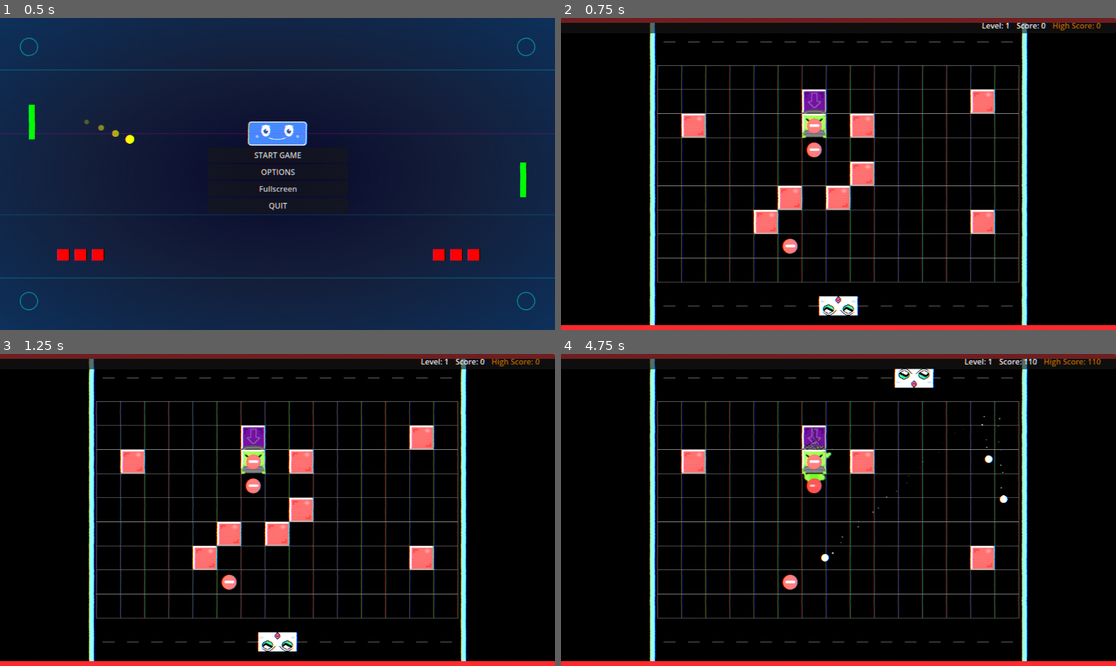
Above: before the commit, frames 1-4 (two rows, left to right).
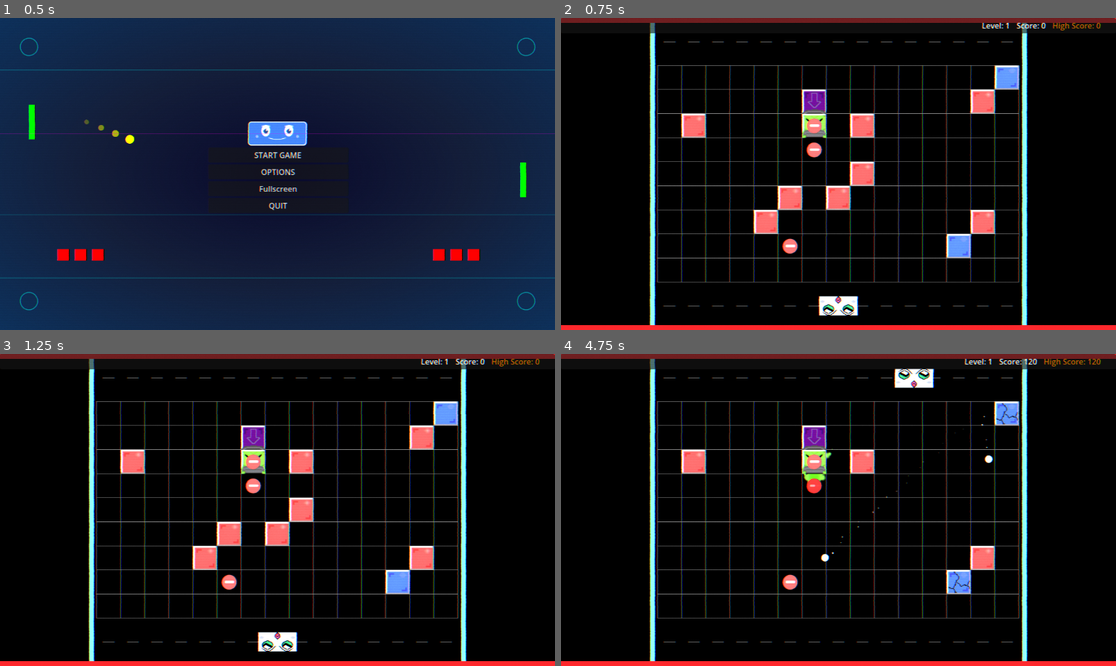
Above: after the commit, the same moments.

Repository: Nicheen/NotPong2025
Game: Godot game, scene res://scenes/menus/main_menu.tscn
The game is run twice, just before and just after one commit, with the same random seed, the same clock (stepped at 60 frames per second) and the same inputs.
Inputs (mouse positions are in pixels of both pictures, inside the frame that each line leads up to):
- Up to frame 1 (0.5 s): no input
- Up to frame 2 (0.75 s): click "START GAME" at 0.5 s
- Up to frame 3 (1.25 s): no input
- Up to frame 4 (4.75 s): tap Enter (ui_accept) at 1.25, 1.52, 2.27, 3.77, 4.52 s; move the mouse to (960, 494) at 1.27 s; hold D (move_right) 1.28-2.03 s; click (960, 494) at 1.35 s; move the mouse to (727, 525) at 2.02 s; hold S (teleport_down) 2.03-2.78 s; click (727, 525) at 2.1 s; move the mouse to (894, 441) at 2.77 s; hold D (move_right) 2.78-3.53 s; click (894, 441) at 2.85 s; move the mouse to (810, 572) at 3.52 s; hold W (teleport_up) 3.53-4.28 s; click (810, 572) at 3.6 s; move the mouse to (1005, 556) at 4.27 s; hold A (move_left) from 4.28 s (still down); click (1005, 556) at 4.35 s

Frame 1 is identical in both runs. In frame 2, 0.7% of the frame differs, in the area x 69-83%, y 15-78%; in frame 3, 0.7%; in frame 4, 0.9%, in the area x 43-97%, y 1-78%.

Commit message:
Block Blue Added

Diff:
--- a/NOTPONG/effects/laser.tscn
+++ b/NOTPONG/effects/laser.tscn
@@ -69,7 +69,7 @@
 [sub_resource type="ParticleProcessMaterial" id="ParticleProcessMaterial_o5pat"]
 particle_flag_disable_z = true
 emission_shape = 3
-emission_box_extents = Vector3(980, 20, 1)
+emission_box_extents = Vector3(987.5, 20, 1)
 direction = Vector3(-1, 0, 0)
 spread = 0.0
 gravity = Vector3(0, 0, 0)
--- /dev/null
+++ b/NOTPONG/scenes/obj/blocks/block_blue.gd
@@ -0,0 +1,275 @@
+extends StaticBody2D
+
+# Enemy settings - Blue block has 2 lives (20 health = 2 hits of 10 damage each)
+@export var max_health: int = 20
+@export var score_value: int = 15  # More points than regular blocks
+@export var enemy_type: String = "blue_block"
+
+# Visual settings
+@onready var sprite: Sprite2D = $Sprite2D
+@onready var collision_shape: CollisionShape2D = $CollisionShape2D
+
+# Sprite textures
+var normal_texture: Texture2D
+var cracked_texture: Texture2D
+
+# Regeneration settings (longer than regular blocks)
+@export var regeneration_delay: float = 5.0  # Longer delay before regeneration starts
+@export var regeneration_pulse_time: float = 1.5  # Longer pulsing time
+
+# Internal variables
+var current_health: int
+var is_dead: bool = false
+var original_color: Color
+var has_been_damaged: bool = false
+
+# Regeneration variables
+var regeneration_timer: float = 0.0
+var is_regenerating: bool = false
+var regeneration_tween: Tween
+
+# Signals
+signal block_died(score_points: int)
+signal block_hit(damage: int)
+
+func _ready():
+	# Set up blue block
+	current_health = max_health
+
+	# Set collision layer for blocks
+	collision_layer = 16  # Layer 5 (2^4 = 16)
+	collision_mask = 2    # Can be hit by projectiles (layer 2)
+
+	# Store original sprite color and load textures
+	if sprite:
+		original_color = sprite.modulate
+		normal_texture = sprite.texture
+
+		# Load the cracked texture
+		cracked_texture = load("res://images/BlockBlueCracked.png")
+		if not cracked_texture:
+			print("WARNING: Could not load cracked texture at res://images/BlockBlueCracked.png")
+
+	print("Blue Block created with ", max_health, " health (2 lives) at position: ", global_position)
+
+func _physics_process(delta):
+	# Handle regeneration timing
+	if has_been_damaged and not is_dead and not is_regenerating:
+		regeneration_timer += delta
+		if regeneration_timer >= regeneration_delay:
+			start_regeneration()
+
+func take_damage(damage: int):
+	if is_dead:
+		return
+
+	print("Blue Block took ", damage, " damage (", current_health - damage, "/", max_health, " remaining)")
+
+	current_health -= damage
+	current_health = max(0, current_health)
+
+	# Change sprite to cracked version after first damage (first life lost)
+	if not has_been_damaged and current_health < max_health:
+		change_to_cracked_sprite()
+		has_been_damaged = true
+		regeneration_timer = 0.0  # Start regeneration timer
+		print("Blue Block lost first life - now cracked!")
+
+	# Stop any ongoing regeneration
+	if is_regenerating:
+		stop_regeneration()
+
+	# Reset regeneration timer on damage
+	regeneration_timer = 0.0
+
+	# Visual damage feedback
+	show_damage_effect()
+
+	# Emit hit signal
+	block_hit.emit(damage)
+
+	# Check if dead (second life lost)
+	if current_health <= 0:
+		die()
+
+# Laser damage method (no score awarded)
+func take_laser_damage(damage: int):
+	if is_dead:
+		return
+
+	print("Blue Block took ", damage, " laser damage (no score on death)")
+
+	current_health -= damage
+	current_health = max(0, current_health)
+
+	# Change sprite to cracked version after first damage
+	if not has_been_damaged and current_health < max_health:
+		change_to_cracked_sprite()
+		has_been_damaged = true
+		regeneration_timer = 0.0
+
+	# Stop any ongoing regeneration
+	if is_regenerating:
+		stop_regeneration()
+
+	# Reset regeneration timer on damage
+	regeneration_timer = 0.0
+
+	# Visual damage feedback
+	show_damage_effect()
+
+	# Check if dead - but call the silent death method
+	if current_health <= 0:
+		die_silently()
+
+func change_to_cracked_sprite():
+	"""Change the sprite to the cracked version"""
+	if sprite and cracked_texture:
+		sprite.texture = cracked_texture
+		print("Blue Block changed to cracked sprite")
+	else:
+		print("WARNING: Could not change to cracked sprite - missing sprite or texture")
+
+func start_regeneration():
+	"""Start the regeneration process"""
+	if is_dead or is_regenerating:
+		return
+
+	is_regenerating = true
+	print("Blue Block starting regeneration...")
+
+	# Create regeneration tween
+	regeneration_tween = create_tween()
+	regeneration_tween.set_loops()  # Loop indefinitely
+
+	# Pulse green during regeneration
+	regeneration_tween.tween_property(sprite, "modulate", Color.GREEN, regeneration_pulse_time / 2)
+	regeneration_tween.tween_property(sprite, "modulate", original_color, regeneration_pulse_time / 2)
+
+	# Wait for the pulsing period, then heal
+	await get_tree().create_timer(regeneration_pulse_time * 3).timeout  # Pulse 3 times
+
+	if is_regenerating:  # Check if still regenerating (not interrupted)
+		complete_regeneration()
+
+func complete_regeneration():
+	"""Complete the regeneration and restore to full health"""
+	if is_dead:
+		return
+
+	print("Blue Block regeneration complete!")
+
+	# Restore to full health
+	current_health = max_health
+	has_been_damaged = false
+	regeneration_timer = 0.0
+
+	# Change back to normal sprite
+	if sprite and normal_texture:
+		sprite.texture = normal_texture
+
+	# Stop regeneration
+	stop_regeneration()
+
+	# Flash bright green to indicate full regeneration
+	var heal_tween = create_tween()
+	heal_tween.tween_property(sprite, "modulate", Color.LIME_GREEN, 0.2)
+	heal_tween.tween_property(sprite, "modulate", original_color, 0.2)
+
+func stop_regeneration():
+	"""Stop the regeneration process"""
+	if not is_regenerating:
+		return
+
+	is_regenerating = false
+
+	# Stop the regeneration tween
+	if regeneration_tween:
+		regeneration_tween.kill()
+		regeneration_tween = null
+
+	# Restore original color
+	if sprite:
+		sprite.modulate = original_color
+
+	print("Blue Block regeneration stopped")
+
+func die():
+	if is_dead:
+		return
+
+	is_dead = true
+	print("Blue Block died! Awarding ", score_value, " points")
+
+	# Emit death signal with score
+	block_died.emit(score_value)
+
+	play_death_effect()
+
+# Silent death method (no score awarded)
+func die_silently():
+	if is_dead:
+		return
+
+	is_dead = true
+	print("Blue Block destroyed by laser (no score awarded)")
+
+	# Don't emit the death signal that awards score
+	play_death_effect()
+
+func show_damage_effect():
+	if not sprite:
+		return
+
+	# Don't show damage effect if regenerating (green pulse takes priority)
+	if is_regenerating:
+		return
+
+	# Flash blue when hit (matching block color)
+	var tween = create_tween()
+	tween.tween_property(sprite, "modulate", Color.CYAN, 0.1)
+	tween.tween_property(sprite, "modulate", original_color, 0.1)
+
+func play_death_effect():
+	if not sprite:
+		queue_free()
+		return
+
+	# Disable collision immediately
+	if collision_shape:
+		collision_shape.disabled = true
+
+	# Lock position so it doesn't move
+	var original_position = sprite.position
+
+	# Super fast effect - only 0.1 seconds
+	var tween = create_tween()
+	tween.set_parallel(true)  # Allow parallel animations
+
+	# Shrink the scale
+	tween.tween_property(sprite, "scale", Vector2.ZERO, 0.1)
+
+	# Keep position fixed during animation
+	tween.tween_method(
+		func(pos): sprite.position = pos,
+		original_position,
+		original_position,
+		0.1
+	)
+
+	# Destroy after animation
+	await tween.finished
+	queue_free()
+
+func get_health() -> int:
+	return current_health
+
+func get_max_health() -> int:
+	return max_health
+
+func is_alive() -> bool:
+	return not is_dead and current_health > 0
+
+# Method called when projectile hits this block
+func _on_projectile_hit():
+	take_damage(10)  # Default damage from projectiles
--- /dev/null
+++ b/NOTPONG/scenes/obj/blocks/block_blue.tscn
@@ -0,0 +1,19 @@
+[gd_scene load_steps=4 format=3 uid="uid://sjwvyi0s8vtp"]
+
+[ext_resource type="Script" uid="uid://bcjncew85urkq" path="res://scenes/obj/blocks/block_blue.gd" id="1_pfsug"]
+[ext_resource type="Texture2D" uid="uid://qvp5udufiurl" path="res://images/BlockBlue.png" id="2_or6ig"]
+
+[sub_resource type="RectangleShape2D" id="RectangleShape2D_h2hk5"]
+size = Vector2(50, 50)
+
+[node name="BlockBlue" type="StaticBody2D"]
+script = ExtResource("1_pfsug")
+
+[node name="Sprite2D" type="Sprite2D" parent="."]
+unique_name_in_owner = true
+scale = Vector2(1.563, 1.563)
+texture = ExtResource("2_or6ig")
+
+[node name="CollisionShape2D" type="CollisionShape2D" parent="."]
+unique_name_in_owner = true
+shape = SubResource("RectangleShape2D_h2hk5")
--- a/NOTPONG/scenes/obj/blocks/block_laser.tscn
+++ b/NOTPONG/scenes/obj/blocks/block_laser.tscn
@@ -27,7 +27,7 @@
 unique_name_in_owner = true
 z_index = -1
 rotation = 1.5708
-target_position = Vector2(0, 0)
+target_position = Vector2(2000, 0)
 max_length = 2000.0
 line_width = 26
 start_distance = 25.0
--- a/NOTPONG/scripts/level_manager.gd
+++ b/NOTPONG/scripts/level_manager.gd
@@ -30,6 +30,10 @@
 		if is_instance_valid(block):
 			block.queue_free()
 
+	for blue_block in main_scene.blue_blocks:
+		if is_instance_valid(blue_block):
+			blue_block.queue_free()
+
 	for lazer_block in main_scene.lazer_blocks:
 		if is_instance_valid(lazer_block):
 			lazer_block.queue_free()
@@ -45,6 +49,7 @@
 	# Rensa arrays
 	main_scene.enemies.clear()
 	main_scene.blocks.clear()
+	main_scene.blue_blocks.clear()
 	main_scene.lazer_blocks.clear()
 	main_scene.block_droppers.clear()
 	main_scene.bosses.clear()
@@ -66,12 +71,14 @@
 func spawn_normal_level(level: int):
 	# Beräkna antal enemies baserat på level
 	var base_blocks = 8
+	var base_blue_blocks = 2
 	var base_enemies = 3
 	var base_block_dropper = 1
 	var base_lazer = 1
 
 	# Öka svårighetsgrad varje level
 	var blocks_count = base_blocks + (level - 1) * 3  # +3 block per level
+	var blue_blocks_count = base_blue_blocks + (level - 1) / 2  # ADD THIS LINE - +1 blue block every 2 levels
 	var enemies_count = base_enemies + (level - 1) * 1  # +1 enemy per level
 	var block_dropper_count = base_block_dropper + (level - 1) / 3
 	var lazer_count = base_lazer + (level - 1) / 3  # +1 lazer var 3:e level
@@ -79,6 +86,7 @@
 
 	# Max gränser
 	blocks_count = min(blocks_count, 20)
+	blue_blocks_count = min(blue_blocks_count, 8)
 	enemies_count = min(enemies_count, 10)
 	block_dropper_count = min(base_block_dropper, 5)
 	lazer_count = min(lazer_count, 5)
@@ -86,6 +94,7 @@
 
 	# Spawna innehåll
 	spawn_blocks_for_level(blocks_count)
+	spawn_blue_blocks_for_level(blue_blocks_count)
 	spawn_lazer_for_level(lazer_count)
 	spawn_block_dropper_for_level(block_dropper_count)
 	spawn_enemies_for_level(enemies_count)
@@ -129,6 +138,26 @@
 	var selected_positions = main_scene.get_random_spawn_positions(count)
 	for pos in selected_positions:
 		main_scene.spawn_enemy_kvadrat_at_position(pos)
+
+func spawn_blue_blocks_for_level(count: int):
+	# Find available positions (avoid overlap with other blocks)
+	var used_positions: Array[Vector2] = []
+	for block in main_scene.blocks:
+		used_positions.append(block.global_position)
+	for lazer_block in main_scene.lazer_blocks:
+		used_positions.append(lazer_block.global_position)
+	for block_dropper in main_scene.block_droppers:
+		used_positions.append(block_dropper.global_position)
+
+	var available_positions = main_scene.all_spawn_positions.filter(
+		func(pos): return not pos in used_positions
+	)
+
+	available_positions.shuffle()
+	var spawn_count = min(count, available_positions.size())
+
+	for i in range(spawn_count):
+		main_scene.spawn_blue_block_at_position(available_positions[i])
 
 func spawn_lazer_for_level(count: int):
 	# Hitta lediga positioner
--- a/NOTPONG/scripts/main.gd
+++ b/NOTPONG/scripts/main.gd
@@ -12,6 +12,7 @@
 const PLAYER_SCENE = "res://scenes/obj/Player.tscn"
 const ENEMY_SCENE = "res://scenes/obj/Enemy.tscn"
 const ENEMY_BLOCK_SCENE = "res://scenes/obj/blocks/block.tscn"
+const ENEMY_BLOCK_BLUE_SCENE = "res://scenes/obj/blocks/block_blue.tscn"
 const ENEMY_BLOCK_LASER_SCENE = "res://scenes/obj/blocks/block_laser.tscn"
 const ENEMY_BLOCK_DROPPER_SCENE = "res://scenes/obj/blocks/block_dropper.tscn"
 const BOSS_SCENE = "res://scenes/obj/bosses/Boss1.tscn"
@@ -28,6 +29,7 @@
 var win_menu: Control
 var enemies: Array[CharacterBody2D] = []
 var blocks: Array[CharacterBody2D] = []
+var blue_blocks: Array[CharacterBody2D] = []
 var lazer_blocks: Array[CharacterBody2D] = []
 var block_droppers: Array[CharacterBody2D] = []
 var bosses: Array[CharacterBody2D] = []
@@ -361,6 +363,25 @@
 	for pos in selected_positions:
 		spawn_enemy_block_dropper_at_position(pos)
 
+func spawn_blue_block_at_position(position: Vector2):
+	var block_scene = load(ENEMY_BLOCK_BLUE_SCENE)
+	if not block_scene:
+		print("ERROR: Could not load blue block scene at: ", ENEMY_BLOCK_BLUE_SCENE)
+		return
+
+	var block = block_scene.instantiate()
+	block.global_position = position
+
+	# Connect signals WITHOUT distortion effects for blocks
+	block.block_died.connect(_on_block_died)
+	block.block_hit.connect(_on_enemy_hit)
+
+	add_child(block)
+	blue_blocks.append(block)
+	total_enemies += 1
+
+	print("Spawned blue block at: ", position)
+
 func spawn_random_enemies(count: int):
 	# Förenklad version
 	var selected_positions = get_random_spawn_positions(count)
@@ -395,6 +416,12 @@
 	total_enemies += 1
 
 	print("Spawned kvadrat enemy at: ", position)
+
+func spawn_blue_blocks(count: int):
+	var selected_positions = get_random_spawn_positions(count)
+
+	for pos in selected_positions:
+		spawn_blue_block_at_position(pos)
 
 func spawn_enemy_kvadrat_at_position(position: Vector2):
 	var block_scene = load(ENEMY_BLOCK_SCENE)  # Ladda kvadrat-scenen
Not shown, added: NOTPONG/scenes/obj/blocks/block_blue.gd.uid
